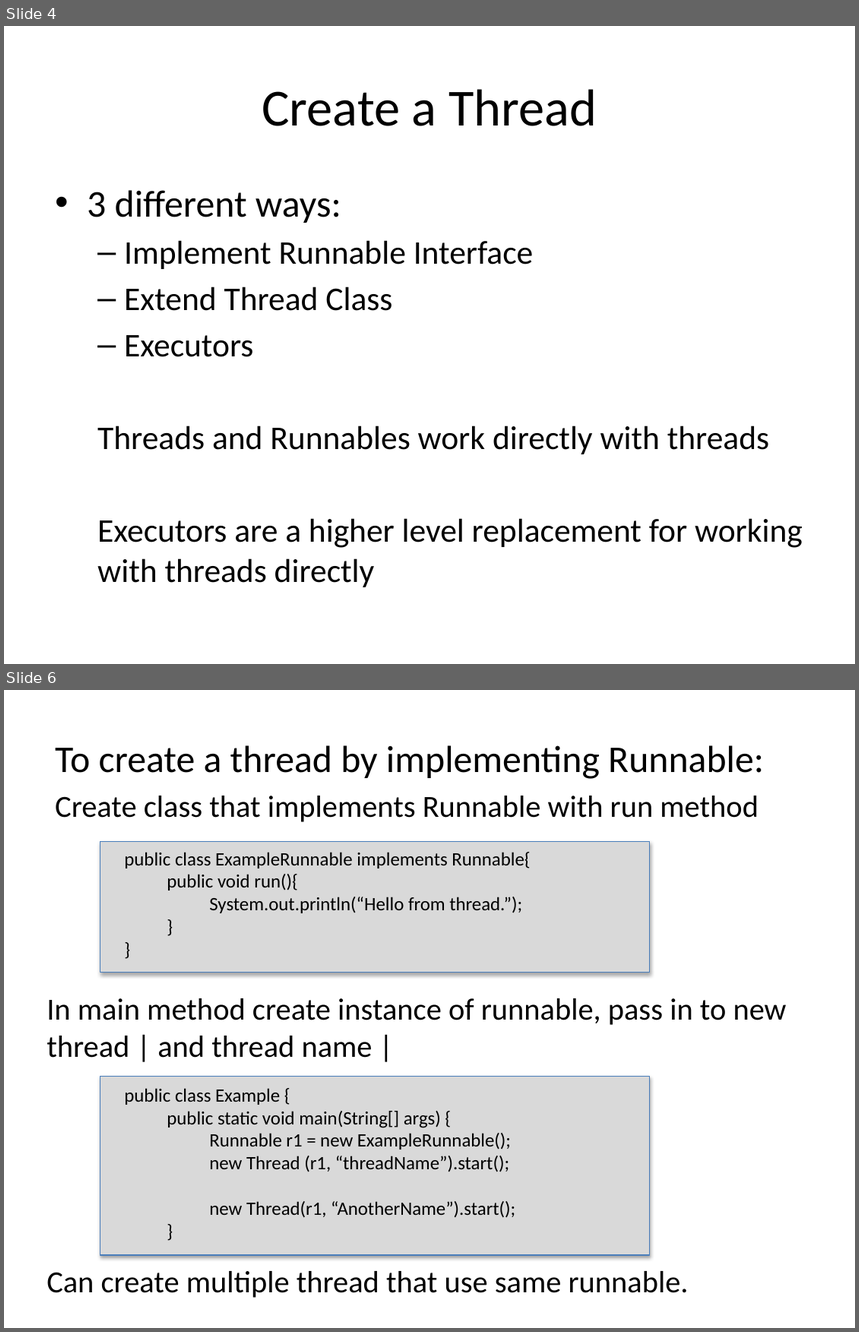
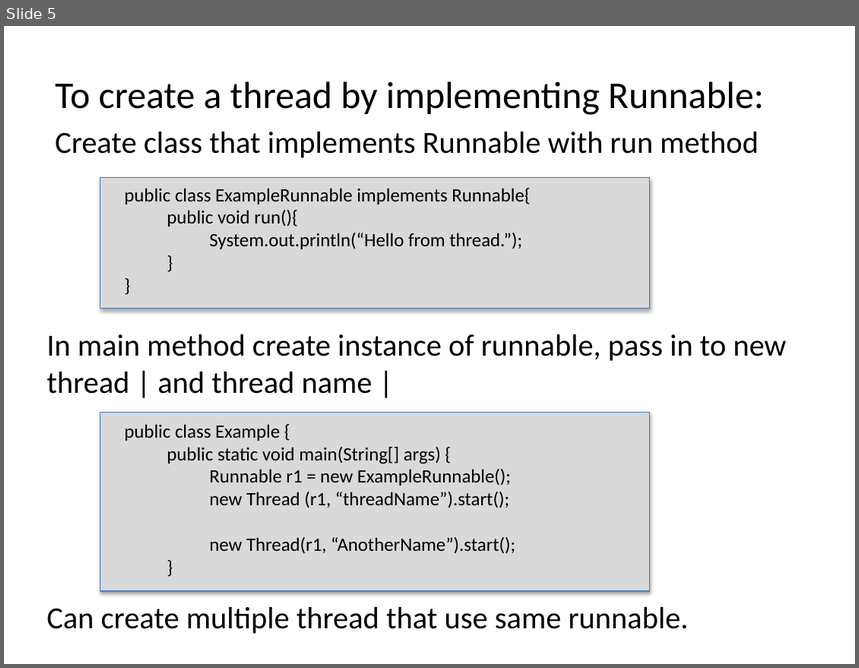
Before and after one commit to Moldenhauer-Rebecca/CIT360-Group2, a slide deck: ThreadsRunnablesExecutors.pptx. Shown one above the other, each under a label of ours: slides 4 and 6 before the commit, slide 5 after it; the slides between them are not shown. The pictures are 859x1332 and 859x668 pixels, drawn with LibreOffice and Linux fonts; fonts in the diff are those of the drawing. Boxes give left, top, right and bottom in pixels: in the first picture for what was removed or moved away, otherwise in the second. Text is boxed around its words. In the diff, an @@ line names an element or a change of style, - is before the commit and + after.

Commit message:
Update Threading Powerpoint

```diff
--- a/ThreadsRunnablesExecutors.pptx
+++ b/ThreadsRunnablesExecutors.pptx
@@ slide 4 removed at [4, 26, 855, 664], background #FFFFFF @@
@@ title removed at [262, 89, 597, 126] @@
-Create a Thread
@@ text removed at [87, 190, 803, 588] @@
-• 3 different ways:
-  – Implement Runnable Interface
-  – Extend Thread Class
-  – Executors
-  Threads and Runnables work directly with threads
-  Executors are a higher level replacement for working with threads directly
@@ what was slide 6 is now slide 5 @@
```
Also in this commit, not shown: 6 slides changed, 3 slides added, 2 other slides removed.
